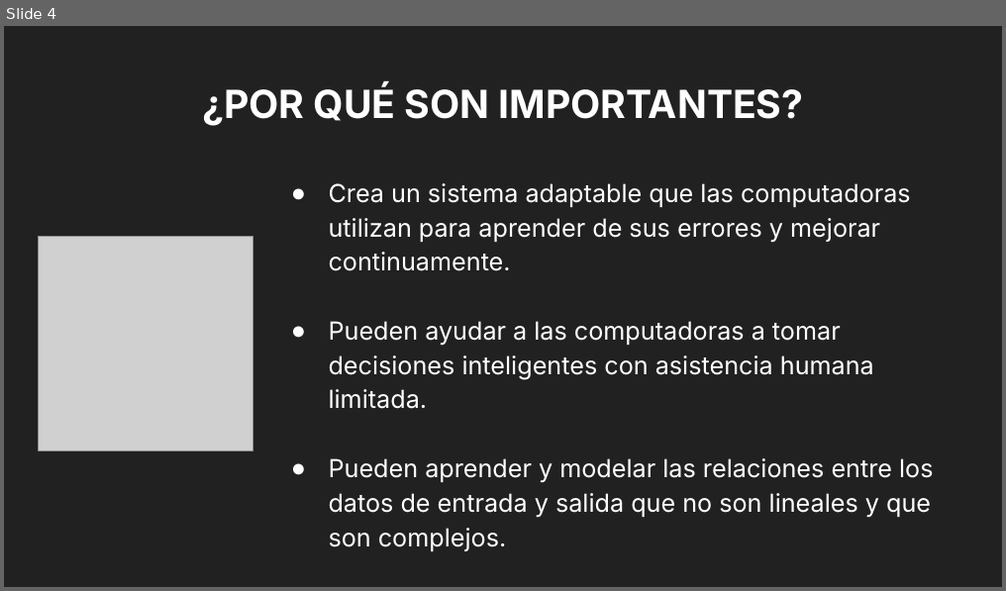
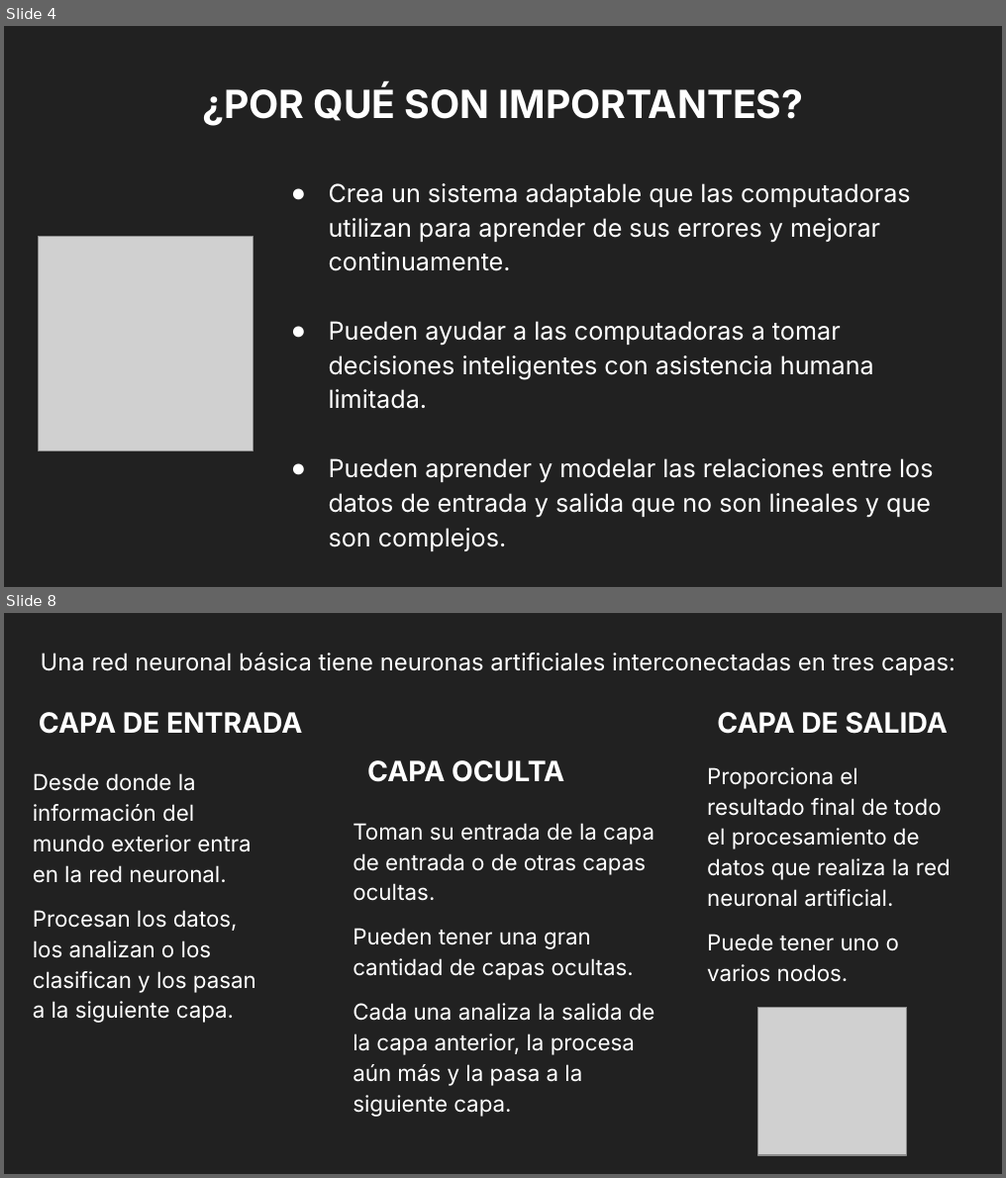
Before and after one commit to VataUTN/Deteccion_de_Figuras_Geometricas, a slide deck: Parcial MI.odp. Shown one above the other, each under a label of ours: slide 4 before the commit, slides 4 and 8 after it; the slides between them are not shown. The pictures are 1006x591 and 1006x1178 pixels, drawn with LibreOffice and Linux fonts; fonts in the diff are those of the drawing; grey boxes stand for pictures. Boxes give left, top, right and bottom in pixels: in the first picture for what was removed or moved away, otherwise in the second. Text is boxed around its words. In the diff, an @@ line names an element or a change of style, - is before the commit and + after.

```diff
--- a/Parcial MI.odp
+++ b/Parcial MI.odp
@@ slide 8 added at (x1=4, y1=613, x2=1002, y2=1174), background #212121 @@
@@ text added at (x1=41, y1=653, x2=955, y2=675), 17 pt, text #FFFFFF @@
+Una red neuronal básica tiene neuronas artificiales interconectadas en tres capas:
@@ title added at (x1=39, y1=712, x2=302, y2=734), 20.2 pt, text #FFFFFF, bold @@
+CAPA DE ENTRADA
@@ title added at (x1=717, y1=712, x2=947, y2=734), 20.2 pt, text #FFFFFF, bold @@
+CAPA DE SALIDA
@@ title added at (x1=367, y1=761, x2=564, y2=782), 20.2 pt, text #FFFFFF, bold @@
+CAPA OCULTA
@@ text added at (x1=33, y1=773, x2=256, y2=1023), 16 pt, text #FFFFFF @@
+Desde donde la información del mundo exterior entra en la red neuronal.
+Procesan los datos, los analizan o los clasifican y los pasan a la siguiente capa.
@@ text added at (x1=707, y1=767, x2=950, y2=982), 16 pt, text #FFFFFF @@
+Proporciona el resultado final de todo el procesamiento de datos que realiza la red neuronal artificial.
+Puede tener uno o varios nodos.
@@ text added at (x1=352, y1=823, x2=655, y2=1117), 16 pt, text #FFFFFF @@
+Toman su entrada de la capa de entrada o de otras capas ocultas.
+Pueden tener una gran cantidad de capas ocultas.
+Cada una analiza la salida de la capa anterior, la procesa aún más y la pasa a la siguiente capa.
@@ picture added at (x1=758, y1=1007, x2=907, y2=1156) @@
```
Also in this commit, not shown: 3 other slides added.
